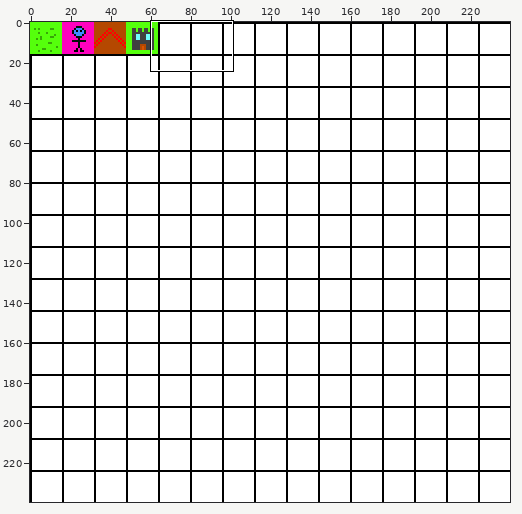
Sprite sheet -- Senior Project/res/SpriteSheetz.png. Above: a wide view before the commit, with the close-up outlined.
Close-up. Old version:
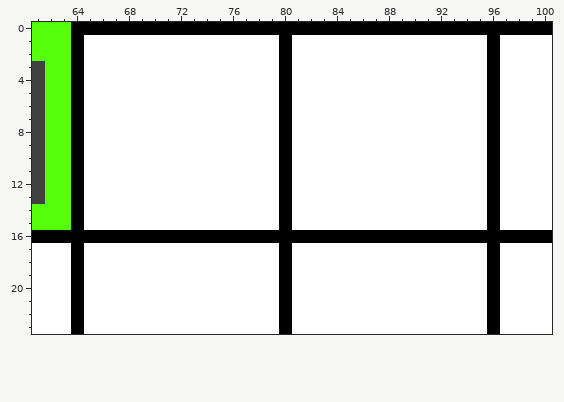
The file is 240x240 pixels. Colours within 5 levels of each other are drawn and written as one. Shown: x 61..100, y 0..23.
After the commit:
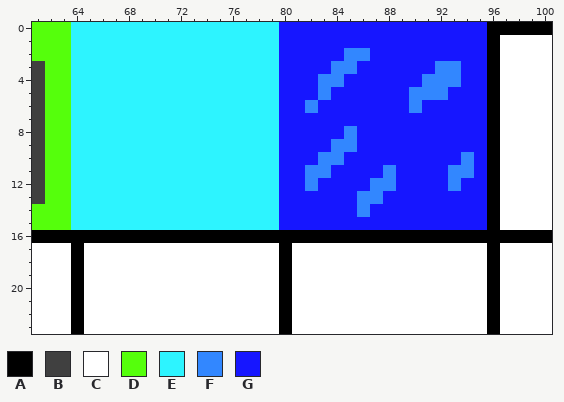
Palette (. is transparent): A #000000  B #404040  C #ffffff  D #55ff0c  E #2df4ff  F #3287ff  G #1616ff
The edit:
y 0: x 64..95 AAAAAAAAAAAAAAAAAAAAAAAAAAAAAAAA -> EEEEEEEEEEEEEEEEGGGGGGGGGGGGGGGG
y 1: x 64..95 ACCCCCCCCCCCCCCCACCCCCCCCCCCCCCC -> EEEEEEEEEEEEEEEEGGGGGGGGGGGGGGGG
y 2: x 64..95 ACCCCCCCCCCCCCCCACCCCCCCCCCCCCCC -> EEEEEEEEEEEEEEEEGGGGGFFGGGGGGGGG
y 3: x 64..95 ACCCCCCCCCCCCCCCACCCCCCCCCCCCCCC -> EEEEEEEEEEEEEEEEGGGGFFGGGGGGFFGG
y 4: x 64..95 ACCCCCCCCCCCCCCCACCCCCCCCCCCCCCC -> EEEEEEEEEEEEEEEEGGGFFGGGGGGFFFGG
y 5: x 64..95 ACCCCCCCCCCCCCCCACCCCCCCCCCCCCCC -> EEEEEEEEEEEEEEEEGGGFGGGGGGFFFGGG
y 6: x 64..95 ACCCCCCCCCCCCCCCACCCCCCCCCCCCCCC -> EEEEEEEEEEEEEEEEGGFGGGGGGGFGGGGG
y 7: x 64..95 ACCCCCCCCCCCCCCCACCCCCCCCCCCCCCC -> EEEEEEEEEEEEEEEEGGGGGGGGGGGGGGGG
y 8: x 64..95 ACCCCCCCCCCCCCCCACCCCCCCCCCCCCCC -> EEEEEEEEEEEEEEEEGGGGGFGGGGGGGGGG
y 9: x 64..95 ACCCCCCCCCCCCCCCACCCCCCCCCCCCCCC -> EEEEEEEEEEEEEEEEGGGGFFGGGGGGGGGG
y 10: x 64..95 ACCCCCCCCCCCCCCCACCCCCCCCCCCCCCC -> EEEEEEEEEEEEEEEEGGGFFGGGGGGGGGFG
y 11: x 64..95 ACCCCCCCCCCCCCCCACCCCCCCCCCCCCCC -> EEEEEEEEEEEEEEEEGGFFGGGGFGGGGFFG
y 12: x 64..95 ACCCCCCCCCCCCCCCACCCCCCCCCCCCCCC -> EEEEEEEEEEEEEEEEGGFGGGGFFGGGGFGG
y 13: x 64..95 ACCCCCCCCCCCCCCCACCCCCCCCCCCCCCC -> EEEEEEEEEEEEEEEEGGGGGGFFGGGGGGGG
y 14: x 64..95 ACCCCCCCCCCCCCCCACCCCCCCCCCCCCCC -> EEEEEEEEEEEEEEEEGGGGGGFGGGGGGGGG
y 15: x 64..95 ACCCCCCCCCCCCCCCACCCCCCCCCCCCCCC -> EEEEEEEEEEEEEEEEGGGGGGGGGGGGGGGG
Where, in picture pixels (left, top, right, bottom), the same in both close-ups:
changed: (71, 22, 487, 230)
